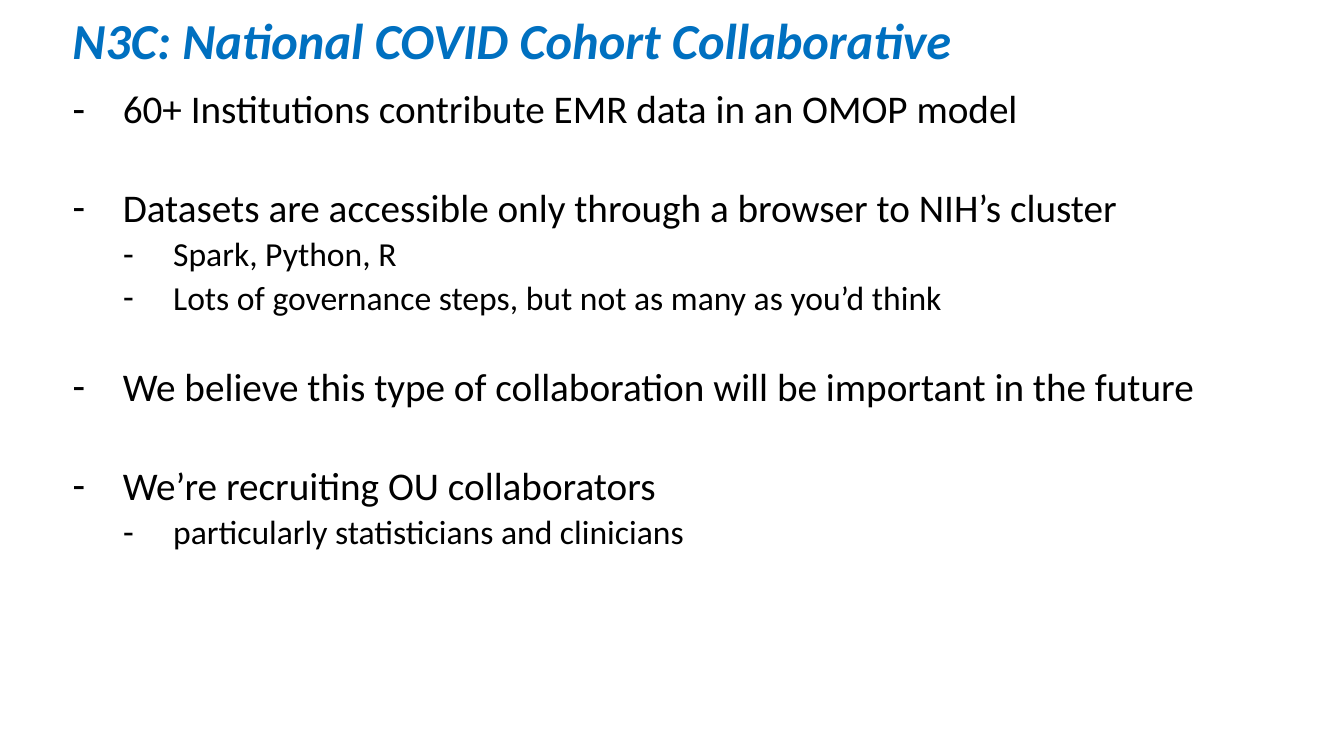
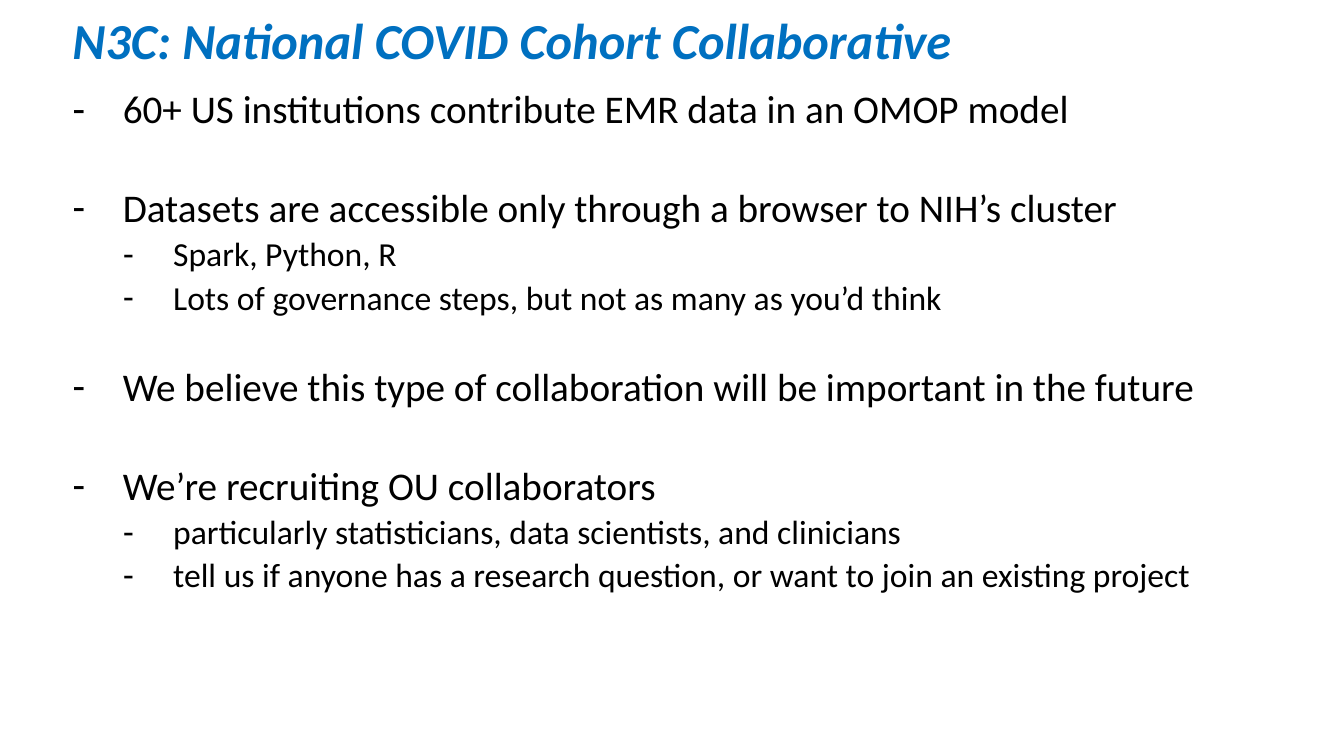
Before and after one commit to OuhscBbmc/prairie-outpost-public, a slide deck: slide 18 of publications/presentation-2021-04-oumbi/crdw-2021-04.pptx. Drawn at 1344x756 pixels with LibreOffice and Linux fonts; fonts in the diff are those of the drawing. Boxes give left, top, right and bottom in pixels: in the first picture for what was removed or moved away, otherwise in the second. Text is boxed around its words. In the diff, an @@ line names an element or a change of style, - is before the commit and + after.

```diff
--- a/publications/presentation-2021-04-oumbi/crdw-2021-04.pptx
+++ b/publications/presentation-2021-04-oumbi/crdw-2021-04.pptx
@@ text at (123, 95, 1069, 124): text changed @@
-  – 60+ Institutions contribute EMR data in an OMOP model
+  – 60+ US institutions contribute EMR data in an OMOP model
@@ text at (173, 520, 1190, 593): text changed @@
-    – particularly statisticians and clinicians
+    – particularly statisticians, data scientists, and clinicians
+    – tell us if anyone has a research question, or want to join an existing project
```
Also in this commit, not shown: 1 other slide changed.
